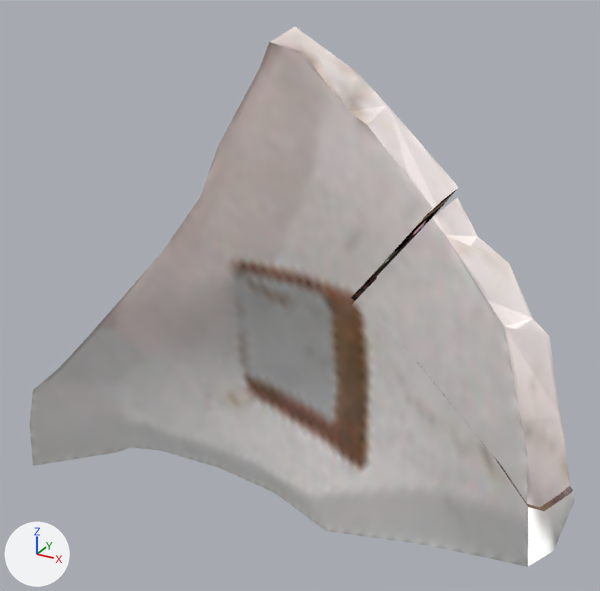
Before and after pictures for a commit that changed the glTF model obj/Ceramic017.gltf.
The view is the same before and after, from a 50 mm camera at (0.2198, -0.0641, -0.0487) aimed at (0.1564, 0.0512, -0.1063). The axes (+X, +Y, +Z) are drawn at lower left. The lights are the same throughout. Where no turn or scale is listed for an object, it has been applied to the vertices.

The scene before the commit, as lines of its bpy script (objects in view):
```python
me_plane_059 = bpy.data.meshes.new('Plane.059')
me_plane_059.from_pydata(...)  # 51 vertices, 98 faces; spans x -0.0188..0.0215, y -0.0181..0.0145, z -0.0168..0.0184
me_plane_059.materials.append(mat_branalp)
me_plane_150 = bpy.data.meshes.new('Plane.150')
me_plane_150.from_pydata(...)  # 53 vertices, 102 faces; spans x -0.0323..0.0236, y -0.0137..0.0134, z -0.027..0.0316
me_plane_150.materials.append(mat_branalp)
me_plane_151 = bpy.data.meshes.new('Plane.151')
me_plane_151.from_pydata(...)  # 61 vertices, 118 faces; spans x -0.0277..0.0338, y -0.0244..0.016, z -0.026..0.0205
me_plane_151.materials.append(mat_branalp)
me_plane_152 = bpy.data.meshes.new('Plane.152')
me_plane_152.from_pydata(...)  # 45 vertices, 86 faces; spans x -0.0292..0.0233, y -0.0196..0.0097, z -0.0149..0.0299
me_plane_152.materials.append(mat_branalp)
me_plane_153 = bpy.data.meshes.new('Plane.153')
me_plane_153.from_pydata(...)  # 57 vertices, 110 faces; spans x -0.0222..0.0175, y -0.008..0.0084, z -0.0229..0.0275
me_plane_153.materials.append(mat_branalp)
ob_ceramic017 = bpy.data.objects.new('Ceramic017', me_plane_059)
ob_ceramic017.location = (0.1861, 0.0442, -0.1023)
ob_ceramic017_001 = bpy.data.objects.new('Ceramic017_001', me_plane_150)
ob_ceramic017_001.location = (0.1604, 0.0528, -0.0933)
ob_ceramic017_002 = bpy.data.objects.new('Ceramic017_002', me_plane_151)
ob_ceramic017_002.location = (0.1742, 0.0482, -0.1239)
ob_ceramic017_003 = bpy.data.objects.new('Ceramic017_003', me_plane_152)
ob_ceramic017_003.location = (0.1173, 0.0584, -0.1389)
ob_ceramic017_004 = bpy.data.objects.new('Ceramic017_004', me_plane_153)
ob_ceramic017_004.location = (0.1422, 0.0596, -0.1273)
```
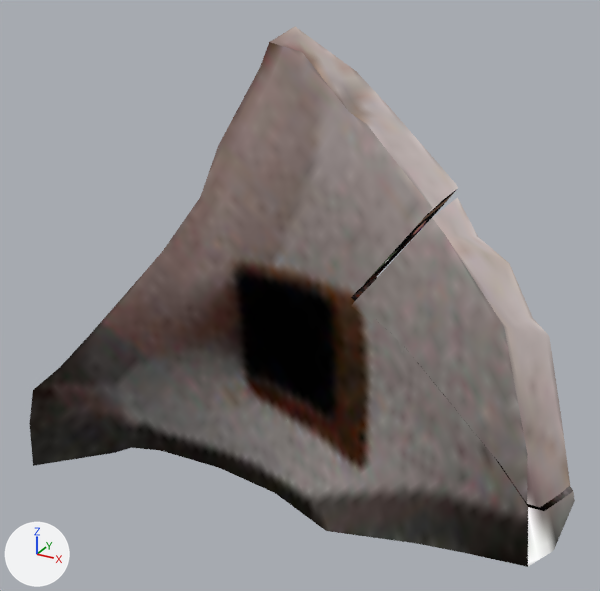
Changed parts and their boxes [x1, y1, x2, y2] in the pictures (600 x 591 px):
```json
{"object": "Ceramic017_001", "change": "recoloured", "before": [180, 27, 458, 357], "after": [180, 27, 458, 357]}
{"object": "Ceramic017_002", "change": "recoloured", "before": [258, 277, 575, 567], "after": [258, 277, 575, 567]}
{"object": "Ceramic017", "change": "recoloured", "before": [351, 197, 570, 507], "after": [351, 197, 570, 507]}
{"object": "Ceramic017_003", "change": "recoloured", "before": [29, 263, 235, 475], "after": [29, 263, 235, 475]}
{"object": "Ceramic017_004", "change": "recoloured", "before": [153, 227, 318, 485], "after": [153, 227, 318, 485]}
```

The change, as JSON lines over the scene's bpy script:
```json
{"op": "add", "block": "mat_harrow", "code": ["mat_harrow = bpy.data.materials.new('Harrow')", "# colours: black #000000", "# uses the picture img_branalp_diffuse_baked_jpg"]}
{"block": "me_plane_059", "where": "me_plane_059.from_pydata(...)  # 51 vertices, 98 faces; spans x -0.0188..0.0215, y -0.0181..0.0145, z -0.0168..0.0184"}
{"op": "remove", "block": "me_plane_059", "code": "me_plane_059.materials.append(mat_branalp)"}
{"op": "add", "block": "me_plane_059", "code": "me_plane_059.materials.append(mat_harrow)"}
{"block": "me_plane_150", "where": "me_plane_150.from_pydata(...)  # 53 vertices, 102 faces; spans x -0.0323..0.0236, y -0.0137..0.0134, z -0.027..0.0316"}
{"op": "remove", "block": "me_plane_150", "code": "me_plane_150.materials.append(mat_branalp)"}
{"op": "add", "block": "me_plane_150", "code": "me_plane_150.materials.append(mat_harrow)"}
{"block": "me_plane_151", "where": "me_plane_151.from_pydata(...)  # 61 vertices, 118 faces; spans x -0.0277..0.0338, y -0.0244..0.016, z -0.026..0.0205"}
{"op": "remove", "block": "me_plane_151", "code": "me_plane_151.materials.append(mat_branalp)"}
{"op": "add", "block": "me_plane_151", "code": "me_plane_151.materials.append(mat_harrow)"}
{"block": "me_plane_152", "where": "me_plane_152.from_pydata(...)  # 45 vertices, 86 faces; spans x -0.0292..0.0233, y -0.0196..0.0097, z -0.0149..0.0299"}
{"op": "remove", "block": "me_plane_152", "code": "me_plane_152.materials.append(mat_branalp)"}
{"op": "add", "block": "me_plane_152", "code": "me_plane_152.materials.append(mat_harrow)"}
{"block": "me_plane_153", "where": "me_plane_153.from_pydata(...)  # 57 vertices, 110 faces; spans x -0.0222..0.0175, y -0.008..0.0084, z -0.0229..0.0275"}
{"op": "remove", "block": "me_plane_153", "code": "me_plane_153.materials.append(mat_branalp)"}
{"op": "add", "block": "me_plane_153", "code": "me_plane_153.materials.append(mat_harrow)"}
```
